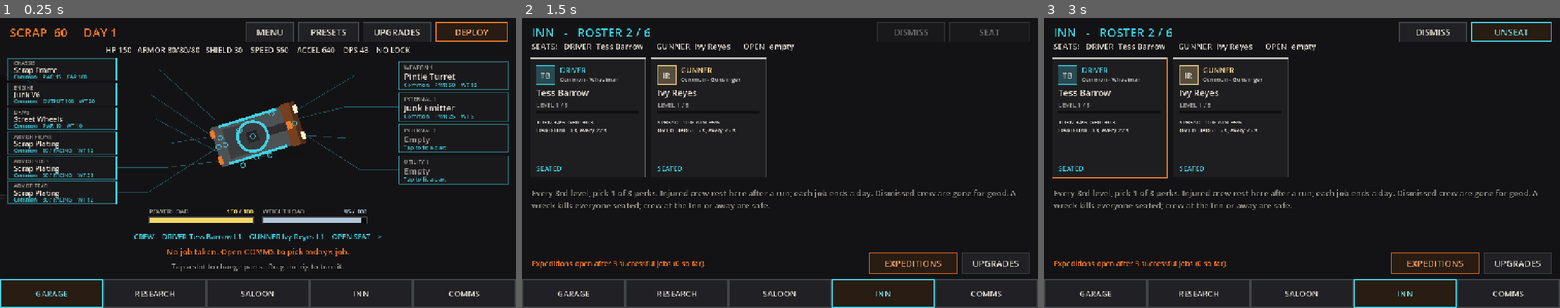
Above: before the commit, frames 1-3 (left to right).
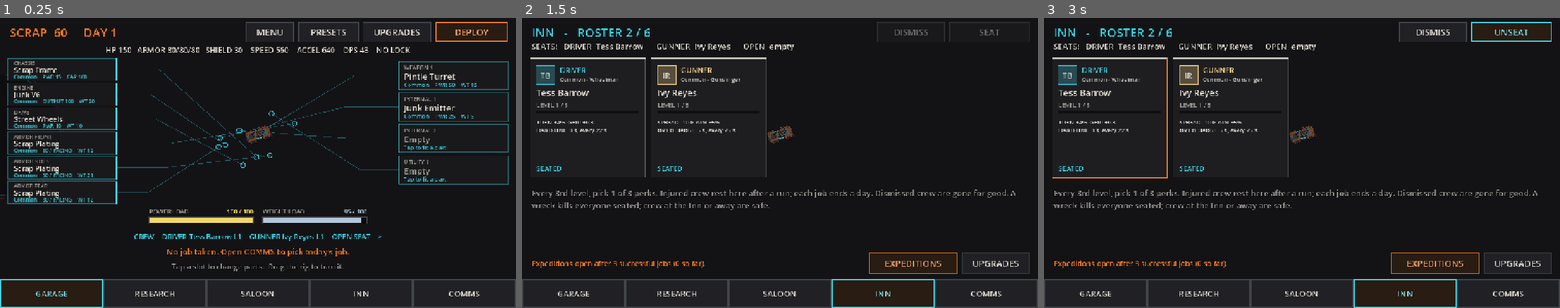
Above: after the commit, the same moments.

Repository: Asmogius/helriders-game
Game: Godot game, scene res://scenes/garage.tscn
Same seed, same stepped clock (60 frames per second), same inputs: the game is played once before the commit and once after it.
Inputs (mouse positions are in pixels of both pictures, inside the frame that each line leads up to):
- Up to frame 1 (0.25 s): no input
- Up to frame 2 (1.5 s): click "CREW DRIVER Tess Barrow L1 GU…" at 0.5 s; click "UPGRADES" at 1.25 s
- Up to frame 3 (3 s): click "DEPLOY" at 2 s; click (1105, 70) at 2.77 s

The runs differ from the first frame. In frame 1, 2.4% of the frame differs, in the area x 40-60%, y 28-52%; in frame 2, 0.2%; in frame 3, 0.2%.

Commit message:
Rigs: draw the Scrap Frame and Outrider from voxel sheets by heading; turret art on the hull's projected mount, code-drawn fallback kept

Diff:
--- a/scripts/enemy_rig.gd
+++ b/scripts/enemy_rig.gd
@@ -130,9 +130,25 @@
 	return forward.rotated(steer * 1.1)
 
 
+## Only the plain Outrider has voxel art so far; subclasses draw by code.
+func _art_meta_path() -> String:
+	return "res://art/sprites/outrider.json" if get_script() == preload("res://scripts/enemy_rig.gd") else ""
+
+
+func _draw_art_overlay() -> void:
+	var o := _art_overlay
+	if vuln_left > 0.0:
+		o.draw_arc(Vector2.ZERO, body_len * 0.5 + 8.0, 0.0, TAU, 28, Color(0.95, 0.3, 0.25, 0.85), 2.5)
+	if is_elite():
+		o.draw_rect(Rect2(-body_len * 0.5 + 2.0, -2.0, body_len - 14.0, 4.0), T.COL_ELITE)
+
+
 func _draw() -> void:
 	var half_l := body_len * 0.5
 	var half_w := body_wid * 0.5
+	if _hull_art != null and not is_wrecked:
+		return   # the voxel sheet draws the rig; marks go in _draw_art_overlay
+
 	var hull := Color(0.3, 0.2, 0.16)
 	if is_wrecked:
 		hull = Color(0.1, 0.09, 0.085)
--- a/scripts/vehicle.gd
+++ b/scripts/vehicle.gd
@@ -174,6 +174,13 @@
 var _cable: CableLine               # draws the Harpoon spear and cable
 var _fire_cooldown := 0.0
 var _flash := 0.0
+const DirectionalSprite := preload("res://scripts/directional_sprite.gd")
+## Voxel art per chassis id (look.chassis). A chassis without art keeps the
+## code-drawn hull below.
+const ART_CHASSIS := {"scrap_frame": "res://art/sprites/scrap_frame.json"}
+const ART_TURRETS := {"": "res://art/sprites/pintle_turret.json", "pintle_turret": "res://art/sprites/pintle_turret.json"}
+var _hull_art: Sprite2D = null   # DirectionalSprite, or null when drawing by code
+var _art_overlay: Node2D = null  # rotates with the rig, above the hull art
 var _reversing := false
 var _burn_timer := 0.0
 var _burn_left := 0.0
@@ -297,10 +304,88 @@
 		sprite.enemy = team != BulletPool.TEAM_PLAYER
 		sprite.position = turret_position(i, count)
 		add_child(sprite)
+		var tpath := str(ART_TURRETS.get(sprite.kind, ""))
+		if tpath != "" and ResourceLoader.exists(tpath.get_basename() + ".png"):
+			var ta: Sprite2D = DirectionalSprite.new()
+			if ta.load_meta(tpath):
+				ta.top_level = true   # never rotates; picks its frame from the aim
+				ta.z_index = 1
+				sprite.art = ta
+				sprite.add_child(ta)
+			else:
+				ta.free()
 		_turrets.append(sprite)
 		if _turret == null:
 			_turret = sprite
+	_sync_art()
 	queue_redraw()
+
+
+## Which voxel sheet this rig wears ("" = drawn by code).
+func _art_meta_path() -> String:
+	return str(ART_CHASSIS.get(str(look.get("chassis", "")), ""))
+
+
+func _sync_art() -> void:
+	var path := _art_meta_path()
+	if _hull_art != null and (path == "" or _hull_art.meta_path != path):
+		_hull_art.queue_free()
+		_hull_art = null
+		if _art_overlay != null:
+			_art_overlay.queue_free()
+			_art_overlay = null
+	if path != "" and _hull_art == null and ResourceLoader.exists(path.get_basename() + ".png"):
+		_hull_art = DirectionalSprite.new()
+		if _hull_art.load_meta(path):
+			_hull_art.meta_path = path
+			_hull_art.top_level = true
+			add_child(_hull_art)
+			move_child(_hull_art, 0)
+			_art_overlay = Node2D.new()
+			_art_overlay.draw.connect(_draw_art_overlay)
+			add_child(_art_overlay)
+			move_child(_art_overlay, 1)
+		else:
+			_hull_art.free()
+			_hull_art = null
+	_update_art()
+
+
+## Art follows the rig: the hull sheet picks the frame for the rig's heading,
+## each turret sheet the frame for its own aim, placed on the hull's projected
+## mount point. Gameplay (bodies, turret pivots, muzzles) is untouched.
+func _update_art() -> void:
+	if _hull_art != null:
+		_hull_art.visible = not is_wrecked and visible
+		_hull_art.global_position = global_position
+		_hull_art.heading = global_rotation
+		_hull_art.modulate = Color.WHITE.lerp(Color(1.6, 1.4, 1.2), _flash * 0.6)
+	var single := 0
+	for t in _turrets:
+		if t != null:
+			single += 1
+	for t in _turrets:
+		if t == null or t.art == null:
+			continue
+		var a: Sprite2D = t.art
+		a.heading = t.global_rotation
+		var base := t.global_position
+		if _hull_art != null and single == 1:
+			base = global_position + _hull_art.point_offset("turret_mount")
+		a.global_position = base - a.point_offset("pivot")
+
+
+func _process(_delta: float) -> void:
+	if _hull_art != null or _turret != null:
+		_update_art()
+	if _art_overlay != null:
+		_art_overlay.visible = not is_wrecked
+		_art_overlay.queue_redraw()
+
+
+## Readability marks drawn over the voxel hull (rig-local, rotates with it).
+func _draw_art_overlay() -> void:
+	pass
 
 
 func can_lock() -> bool:
@@ -1496,6 +1581,8 @@
 # --- Look ----------------------------------------------------------------------
 
 func _draw() -> void:
+	if _hull_art != null and not is_wrecked:
+		return   # the voxel sheet draws the rig
 	var half_l := body_len * 0.5
 	var half_w := body_wid * 0.5
 	var hull := T.COL_STEEL
@@ -1605,8 +1692,11 @@
 	var kind := ""   # weapon part id: changes the barrel
 	var hot := false # Overcharge: white-hot muzzle
 	var enemy := false  # enemy turrets wear red
+	var art: Sprite2D = null  # DirectionalSprite when this weapon has voxel art
 
 	func _draw() -> void:
+		if art != null:
+			return
 		match kind:
 			"scattergun_turret":
 				# Short, wide, flared.
